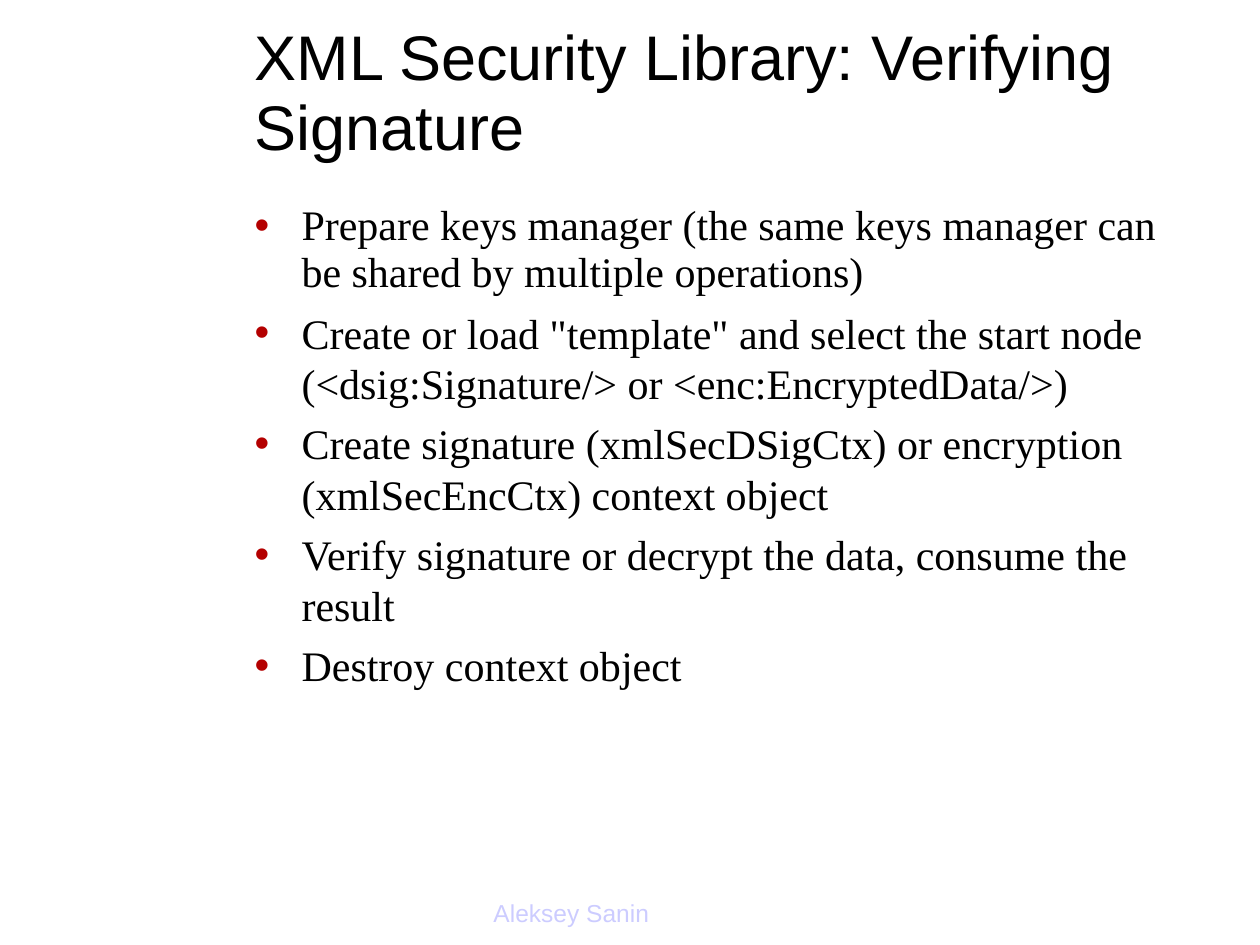
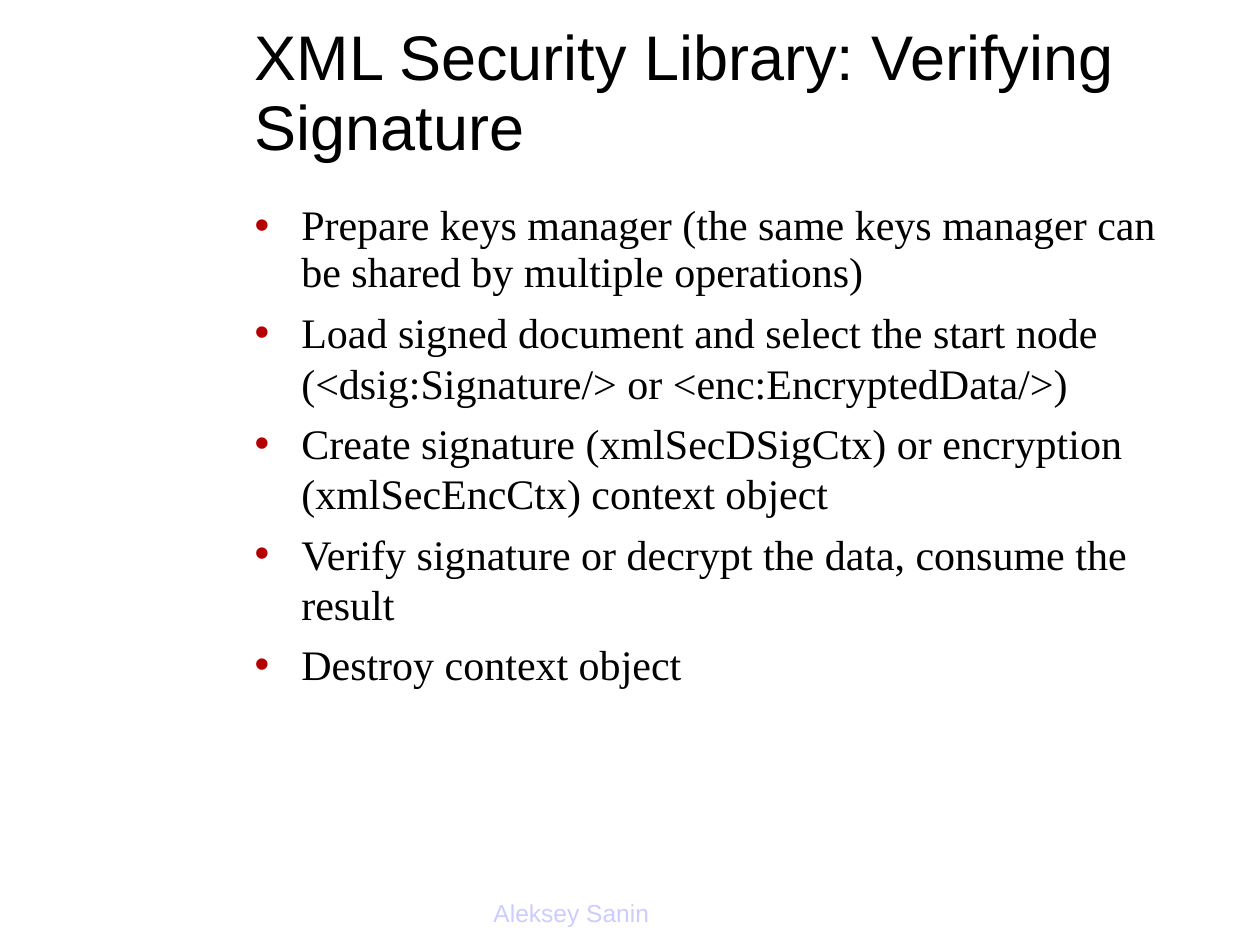
Before and after one commit to lsh123/xmlsec, a slide deck: slide 22 of docs/extra/xmlsec_oscon_2003.ppt. Drawn at 1260x945 pixels with LibreOffice and Linux fonts; fonts in the diff are those of the drawing; background and template pictures are left out. Boxes give left, top, right and bottom in pixels: in the first picture for what was removed or moved away, otherwise in the second. Text is boxed around its words. In the diff, an @@ line names an element or a change of style, - is before the commit and + after.

```diff
--- a/docs/extra/xmlsec_oscon_2003.ppt
+++ b/docs/extra/xmlsec_oscon_2003.ppt
@@ text at [301, 319, 1098, 408]: text changed @@
-• Create or load "template" and select the start node (<dsig:Signature/> or <enc:EncryptedData/>)
+• Load signed document and select the start node (<dsig:Signature/> or <enc:EncryptedData/>)
```
Also in this commit, not shown: 5 other slides changed, 13 other files.
